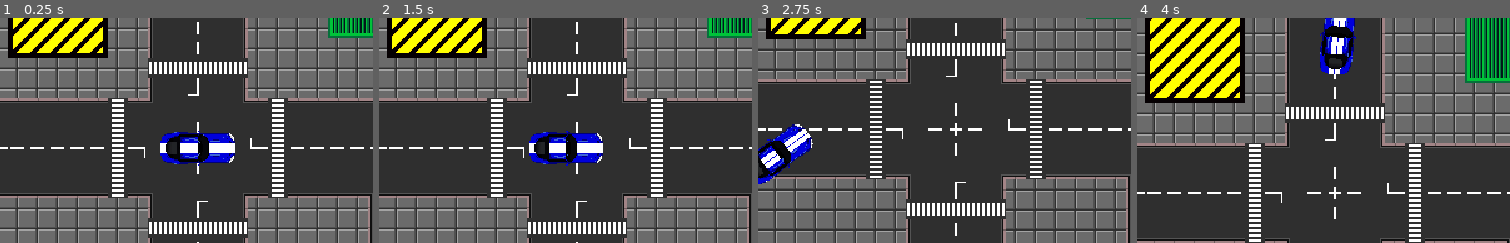
Above: before the commit, frames 1-4 (left to right).
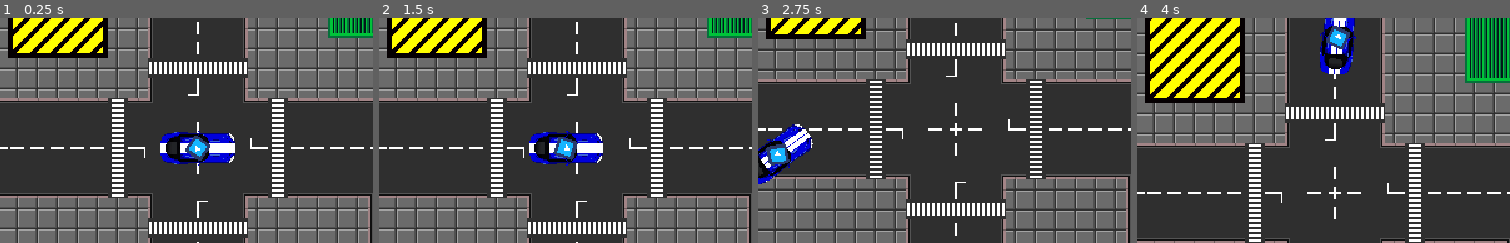
Above: after the commit, the same moments.

Repository: RabbleTeam/BurningHorizonSSS
Game: Godot game, scene res://World/Master_TestWorld.tscn
The game is run twice, just before and just after one commit, with the same random seed, the same clock (stepped at 60 frames per second) and the same inputs. The engine's default icon, where the game draws it, is replaced by a stand-in: a white triangle on a blue panel in a dark square.
Inputs (mouse positions are % of the whole screen's width and height, from its top left):
- Up to frame 1 (0.25 s): no input
- Up to frame 2 (1.5 s): tap Enter at 0.5 s; move the mouse to (70, 45) at 0.52 s; hold D (right) 0.53-1.28 s; tap Space at 1.25 s; move the mouse to (25, 55) at 1.27 s; hold S (backward) from 1.28 s (still down)
- Up to frame 3 (2.75 s): move the mouse to (57, 28) at 2.02 s; release S (backward) at 2.03 s; hold D (right) from 2.03 s (still down)
- Up to frame 4 (4 s): move the mouse to (41, 70) at 2.77 s; release D (right) at 2.78 s; hold W (forward) 2.78-3.53 s; move the mouse to (79, 65) at 3.52 s; hold A (left) from 3.53 s (still down)
The pictures show only the part of the screen within x 27-77%, y 21-71%; the shares and areas given below are measured in that part.

The runs differ from the first frame. In frame 1, 0.4% of the frame differs, in the area x 49-57%, y 52-64%; in frame 2, 0.5%; in frame 3, 0.5%, in the area x 2-9%, y 55-66%; in frame 4, 0.4%.

Commit message:
Updated player script and added a "gun" :"D

Diff:
--- a/Cars/Player/Player.gd
+++ b/Cars/Player/Player.gd
@@ -18,6 +18,7 @@
 export (float) var traction_slow = 0.5
 export (float) var gun_cooldown
 export (int) var max_health
+export (int) var gun_speed = 30
 
 var health = max_health
 var acceleration = Vector2.ZERO
@@ -32,6 +33,14 @@
 
 func _ready():
 	gunTimer.wait_time = gun_cooldown
+
+#Работает криво, пофиксить
+func _process(delta):
+	#Мягкое вращение оружия
+#	var target_dir = (get_global_mouse_position() - global_position).normalized()
+#	var current_dir = Vector2(1, 0).rotated(gun.global_rotation)
+#	gun.global_rotation = current_dir.linear_interpolate(target_dir, gun_speed * delta).angle()
+	gun.look_at(get_global_mouse_position() + Vector2(90, 0))
 
 
 func _physics_process(delta):
@@ -53,7 +62,6 @@
 
 
 func get_input():
-	gun.look_at(get_global_mouse_position())
 	var turn = 0
 	if Input.is_action_pressed("right"):
 		turn += 1
--- a/Cars/Player/Player.tscn
+++ b/Cars/Player/Player.tscn
@@ -1,8 +1,9 @@
-[gd_scene load_steps=5 format=2]
+[gd_scene load_steps=6 format=2]
 
 [ext_resource path="res://Cars/Car.tscn" type="PackedScene" id=1]
 [ext_resource path="res://Cars/Player/Player.png" type="Texture" id=2]
 [ext_resource path="res://Cars/Player/Player.gd" type="Script" id=3]
+[ext_resource path="res://icon.png" type="Texture" id=4]
 
 [sub_resource type="CapsuleShape2D" id=1]
 radius = 11.842
@@ -23,4 +24,12 @@
 rotation = 1.5708
 shape = SubResource( 1 )
 
+[node name="Gun" parent="." index="2"]
+rotation = 1.5708
+scale = Vector2( 0.25, 0.25 )
+texture = ExtResource( 4 )
+
+[node name="Muzzle" parent="Gun" index="0"]
+position = Vector2( 64, 0 )
+
 [node name="RemoteTransform2D" type="RemoteTransform2D" parent="." index="4"]
